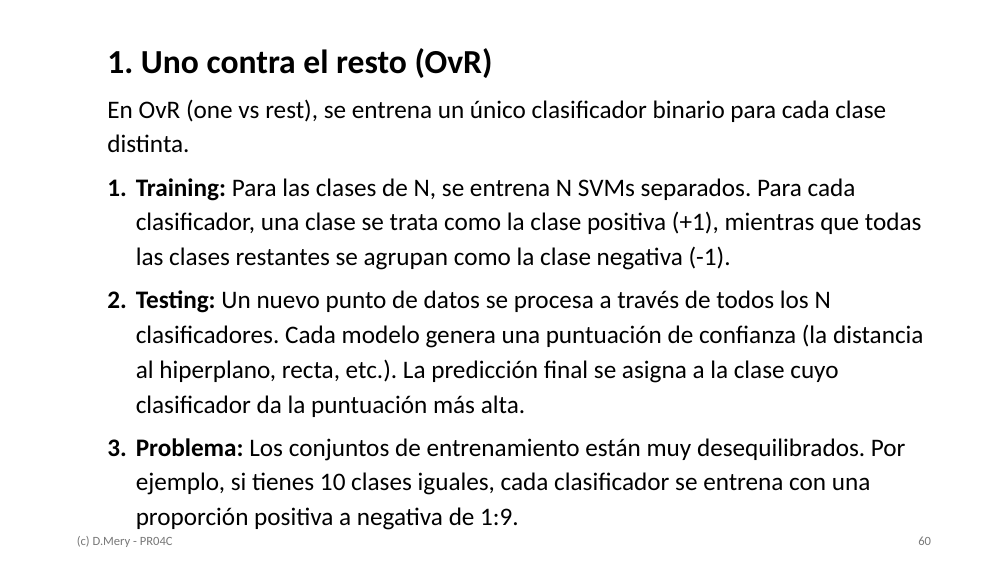
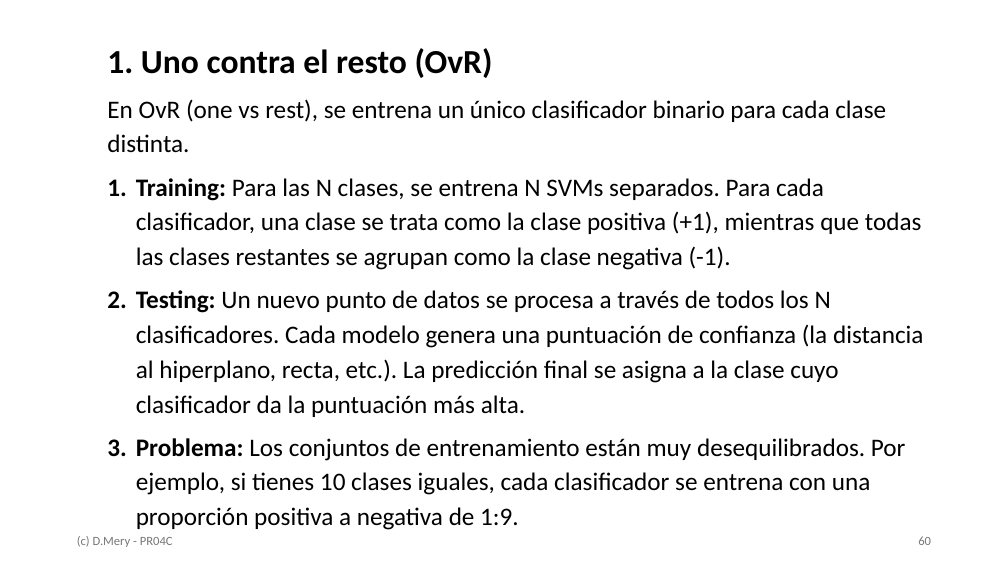
Before and after one commit to domingomery/pr, a slide deck: slide 60 of clases/PR04_Clasificacion/presentaciones/pptx/PR04C_SVM.pptx. Drawn at 1008x567 pixels with LibreOffice and Linux fonts; fonts in the diff are those of the drawing. Boxes give left, top, right and bottom in pixels: in the first picture for what was removed or moved away, otherwise in the second. Text is boxed around its words. In the diff, an @@ line names an element or a change of style, - is before the commit and + after.

```diff
--- a/clases/PR04_Clasificacion/presentaciones/pptx/PR04C_SVM.pptx
+++ b/clases/PR04_Clasificacion/presentaciones/pptx/PR04C_SVM.pptx
@@ text at (136, 178, 922, 270): text changed @@
-1. Training: Para las clases de N, se entrena N SVMs separados. Para cada clasificador, una clase se trata como la clase positiva (+1), mientras que todas las clases restantes se agrupan como la clase negativa (-1).
+1. Training: Para las N clases, se entrena N SVMs separados. Para cada clasificador, una clase se trata como la clase positiva (+1), mientras que todas las clases restantes se agrupan como la clase negativa (-1).
```
Also in this commit, not shown: 1 other slide changed, 1 other file.
